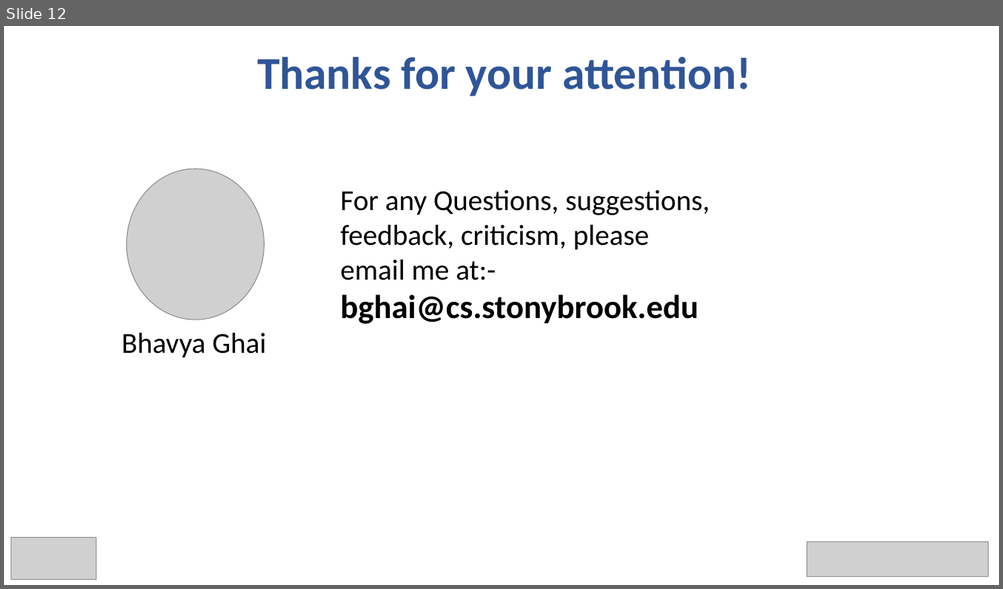
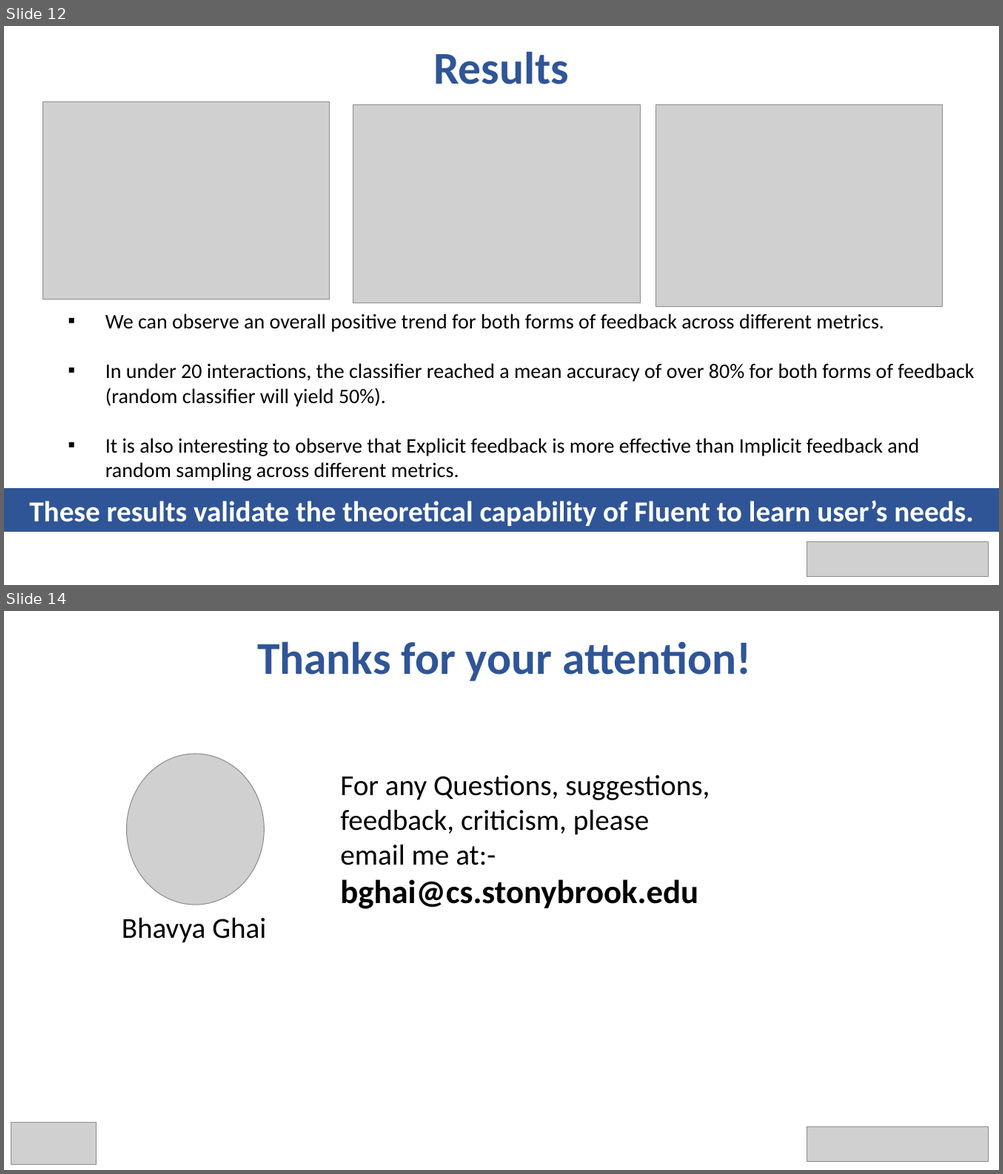
Before and after one commit to bhavyaghai/Fluent, a slide deck: presentation/presentation.pptx. Shown one above the other, each under a label of ours: slide 12 before the commit, slides 12 and 14 after it; the slides between them are not shown. The pictures are 1003x589 and 1003x1174 pixels, drawn with LibreOffice and Linux fonts; fonts in the diff are those of the drawing; grey boxes stand for pictures. Boxes give left, top, right and bottom in pixels: in the first picture for what was removed or moved away, otherwise in the second. Text is boxed around its words. In the diff, an @@ line names an element or a change of style, - is before the commit and + after.

```diff
--- a/presentation/presentation.pptx
+++ b/presentation/presentation.pptx
@@ slide 12 added at (x1=4, y1=26, x2=999, y2=585), background #FFFFFF @@
@@ text added at (x1=433, y1=51, x2=569, y2=84), 44 pt, text #2F5597, bold @@
+Results
@@ picture added at (x1=42, y1=102, x2=330, y2=300) @@
@@ picture added at (x1=353, y1=105, x2=640, y2=303) @@
@@ picture added at (x1=655, y1=105, x2=942, y2=306) @@
@@ text added at (x1=105, y1=314, x2=973, y2=481), 20 pt, text #000000 @@
+▪ We can observe an overall positive trend for both forms of feedback across different metrics.
+▪ In under 20 interactions, the classifier reached a mean accuracy of over 80% for both forms of feedback (random classifier will yield 50%).
+▪ It is also interesting to observe that Explicit feedback is more effective than Implicit feedback and random sampling across different metrics.
@@ rectangle added at (x1=4, y1=489, x2=999, y2=532), fill #2F5597, outline #325491 1 pt, 28 pt, text #FFFFFF, bold @@
+These results validate the theoretical capability of Fluent to learn user’s needs.
@@ picture added at (x1=807, y1=543, x2=988, y2=577) @@
@@ what was slide 12 is now slide 14 @@
```
Also in this commit, not shown: 8 slides changed, 6 other slides added, 1 slide removed, 1 other file.
